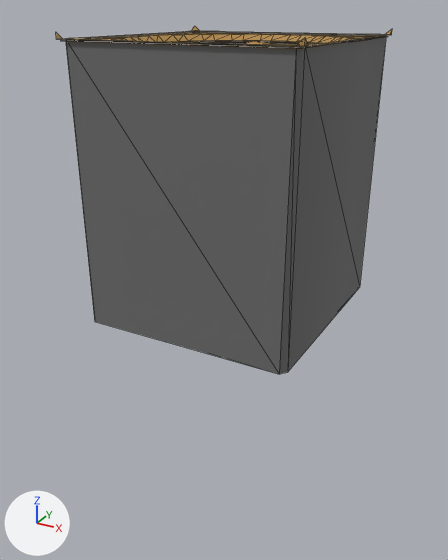
The FBX model assets/models/EXIT_NODE.FBX, before and after one commit.
Both versions are drawn from a camera (50 mm lens) standing at (1.26, -2.39, 0.11) and looking at (-0.03, -0.05, -1.06). Arrows for +X, +Y and +Z are at lower left; the lights stay in place. The first picture is the older version. Mesh edges are drawn as thin lines. Where no turn or scale is listed for an object, it has been applied to the vertices. Vertices at exactly the same position are counted once.

In view in the first picture: 'EXIT_NODE_IRIS' and 1 more.
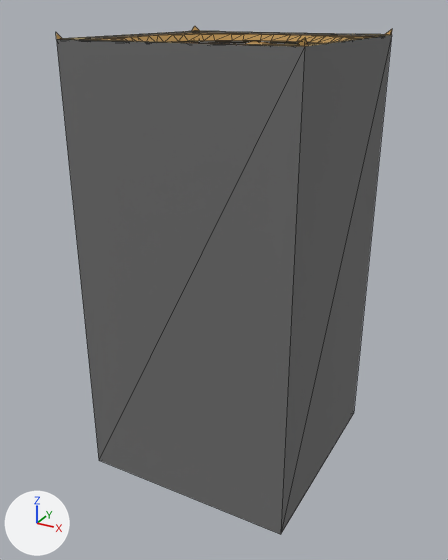
The change, as a list of edits to the scene's bpy script:
```text
Change me_exit_node_iris_ncl1_1:
    used by ob_exit_node_iris; location = (0.0, 0.0, 0.0)
    remove me_exit_node_iris_ncl1_1.from_pydata(...)  # 204 vertices, 286 faces; spans x -0.5..0.5, y -0.5..0.5, z -1.191..0.025
    add me_exit_node_iris_ncl1_1.from_pydata(...)  # 208 vertices, 296 faces; spans x -0.5..0.5, y -0.5..0.5, z -1.983..0.025
    me_exit_node_iris_ncl1_1 part 1
    8 vertices are removed from x -0.478..0.478, y -0.486..0.486, z -1.191
    22 faces are deleted
    12 vertices are added at x -0.5..0.5, y -0.5..0.5, z -1.983..-1.981
    32 new faces join them, mat_dark_grey_metal (dark grey #6d6d6d)
```

What differs and where, as boxes [x1, y1, x2, y2] in the pictures (448 x 560 px; the box of a moved part takes in the faces that stretch with it):
'EXIT_NODE_IRIS', reshaped (46% taller): before [56, 26, 392, 374]; after [56, 26, 392, 534]
part 1 of me_exit_node_iris_ncl1_1, moved or reshaped: before [65, 34, 386, 374]; after [56, 34, 392, 534]
